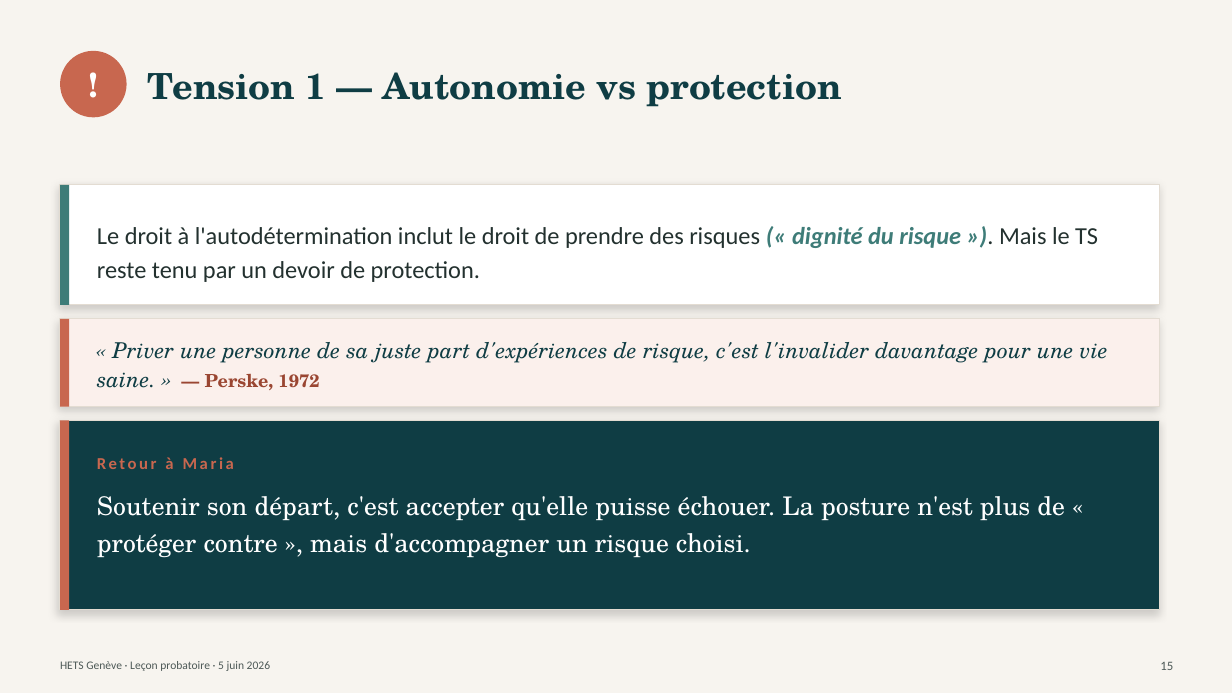
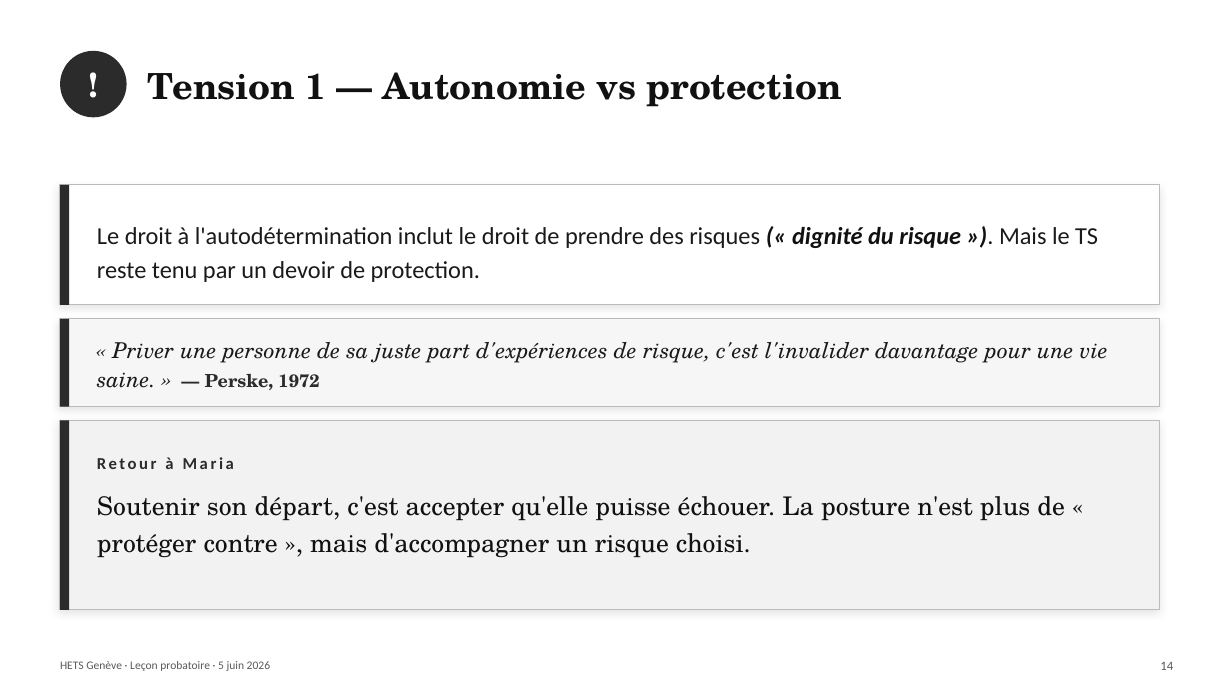
Before and after one commit to pierrebrasseur/cours-handicap-ts, a slide deck: slide 17 of docs/pdfs/Brasseur_lecon_5juin.pptx (slide 16 before the commit). Drawn at 1232x693 pixels with LibreOffice and Linux fonts; fonts in the diff are those of the drawing. Boxes give left, top, right and bottom in pixels: in the first picture for what was removed or moved away, otherwise in the second. Text is boxed around its words. In the diff, an @@ line names an element or a change of style, - is before the commit and + after.

```diff
--- a/docs/pdfs/Brasseur_lecon_5juin.pptx
+++ b/docs/pdfs/Brasseur_lecon_5juin.pptx
@@ background #F7F4EF to #FFFFFF @@
@@ text "Tension 1 — Autonomie vs ..." at [148, 72, 842, 107]: text colour #0F3D44 to #111111 @@
@@ rectangle at [60, 185, 1160, 305]: outline #E3DCD2 1 pt to #BBBBBB 1 pt; shadow changed @@
@@ rectangle at [60, 185, 69, 305]: fill #3E7C78 to #2B2B2B @@
@@ text "Le droit à l'autodétermination inclut ..." at [97, 227, 1098, 282]: text colour #23312F to #1A1A1A in "Le droit à l'autodétermination inclut le droit ..."; text colour #3E7C78 to #111111 in "(« dignité du risque »)." @@
@@ rectangle at [60, 319, 1160, 407]: fill #FBF0EC to #F6F6F6; outline #E3DCD2 1 pt to #BBBBBB 1 pt; shadow changed @@
@@ text "« Priver une personne de ..." at [97, 342, 1108, 390]: text colour #0F3D44 to #1A1A1A in "« Priver une personne de sa juste ..."; text colour #9A4632 to #2B2B2B in "— Perske, 1972" @@
@@ fill #C8674F to #2B2B2B in 3 elements at [60, 51, 127, 117], [60, 319, 69, 407], [60, 421, 69, 610] @@
@@ rectangle at [60, 421, 1160, 610]: fill #0F3D44 to #F2F2F2; outline #E3DCD2 1 pt to #BBBBBB 1 pt; shadow changed @@
@@ text "Retour à Maria" at [97, 457, 234, 469]: text colour #C8674F to #2B2B2B @@
@@ text "Soutenir son départ, c'est accepter ..." at [97, 496, 1065, 558]: text colour #FFFFFF to #111111 @@
@@ text "HETS Genève · Leçon probatoire ..." at [60, 661, 270, 671]: text colour #4D5957 to #5A5A5A @@
@@ text at [1160, 662, 1173, 670]: text changed; text colour #4D5957 to #5A5A5A @@
-15
+14
```
Also in this commit, not shown: 22 other slides changed.
